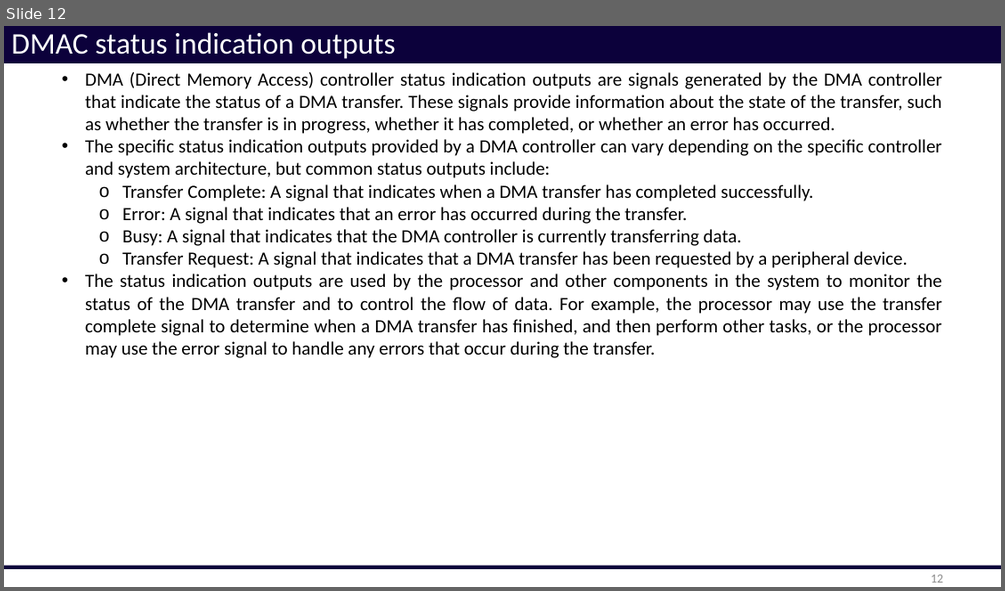
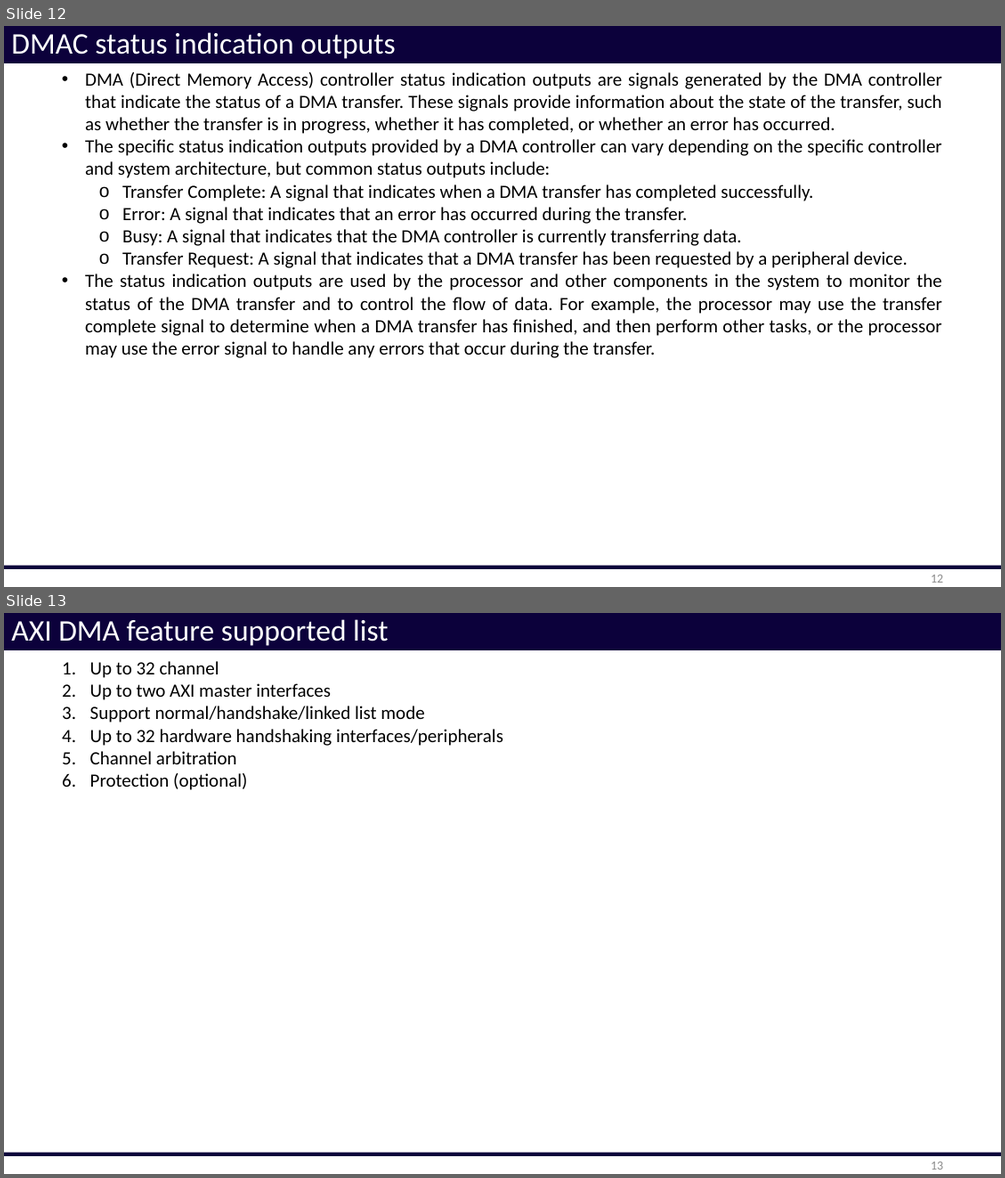
Before and after one commit to phuvg/dma_controller, a slide deck: theory/dma_controller.pptx. Shown one above the other, each under a label of ours: slide 12 before the commit, slides 12 and 13 after it. The pictures are 1005x591 and 1005x1178 pixels, drawn with LibreOffice and Linux fonts; fonts in the diff are those of the drawing. Boxes give left, top, right and bottom in pixels: in the first picture for what was removed or moved away, otherwise in the second. Text is boxed around its words. In the diff, an @@ line names an element or a change of style, - is before the commit and + after.

```diff
--- a/theory/dma_controller.pptx
+++ b/theory/dma_controller.pptx
@@ slide 13 added at box(4, 613, 1001, 1174), background #FFFFFF; not listed: 1 template element that a slide beside it also shows @@
@@ title added at box(4, 613, 1001, 650), fill #0C013B, 28.8 pt, text #FFFFFF @@
+AXI DMA feature supported list
@@ text added at box(90, 661, 503, 790), 18 pt, text #000000 @@
+1. Up to 32 channel
+2. Up to two AXI master interfaces
+3. Support normal/handshake/linked list mode
+4. Up to 32 hardware handshaking interfaces/peripherals
+5. Channel arbitration
+6. Protection (optional)
@@ page number added at box(930, 1161, 943, 1169), 12 pt, text #8C8C8C @@
+13
```
Also in this commit, not shown: 1 other slide added, 1 other file.
